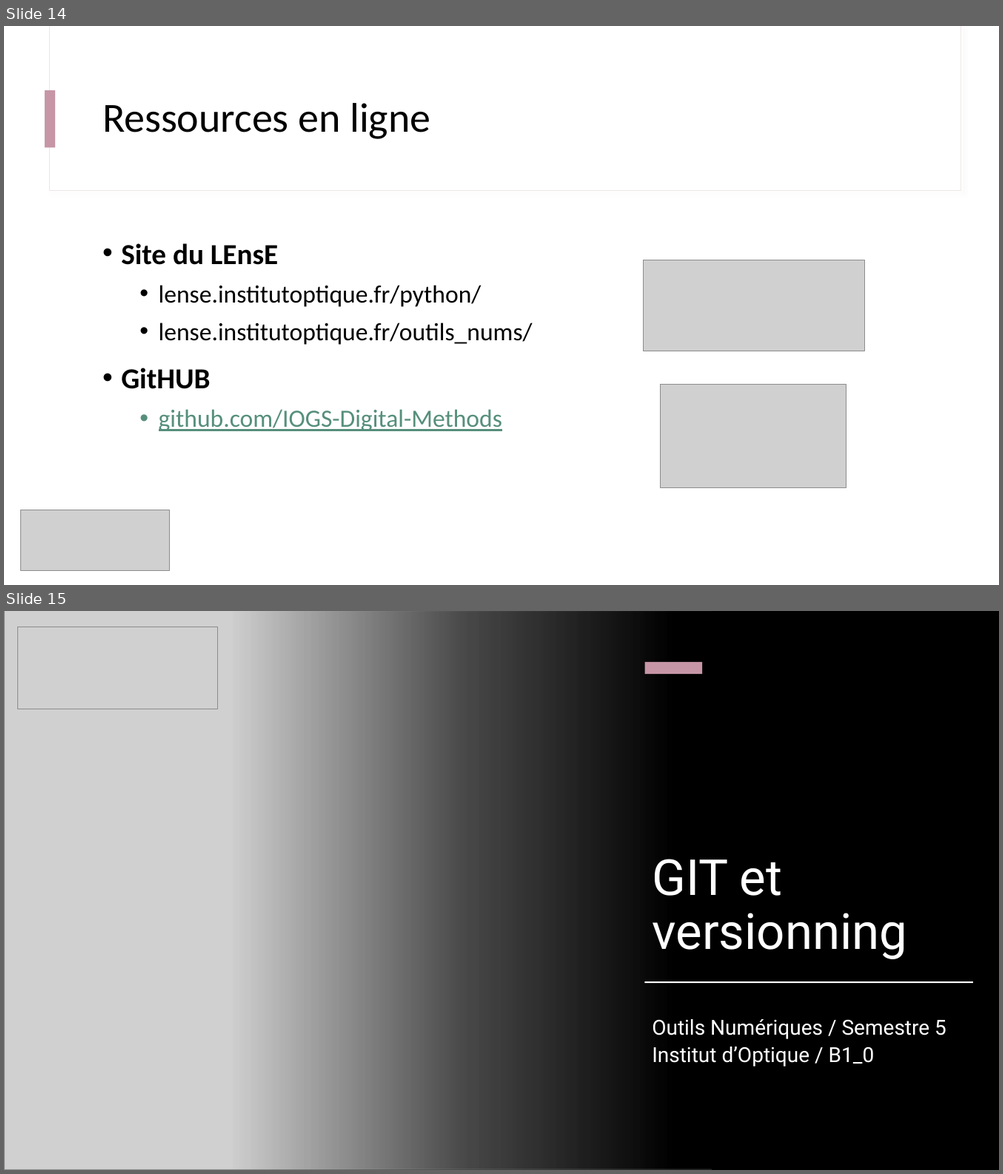
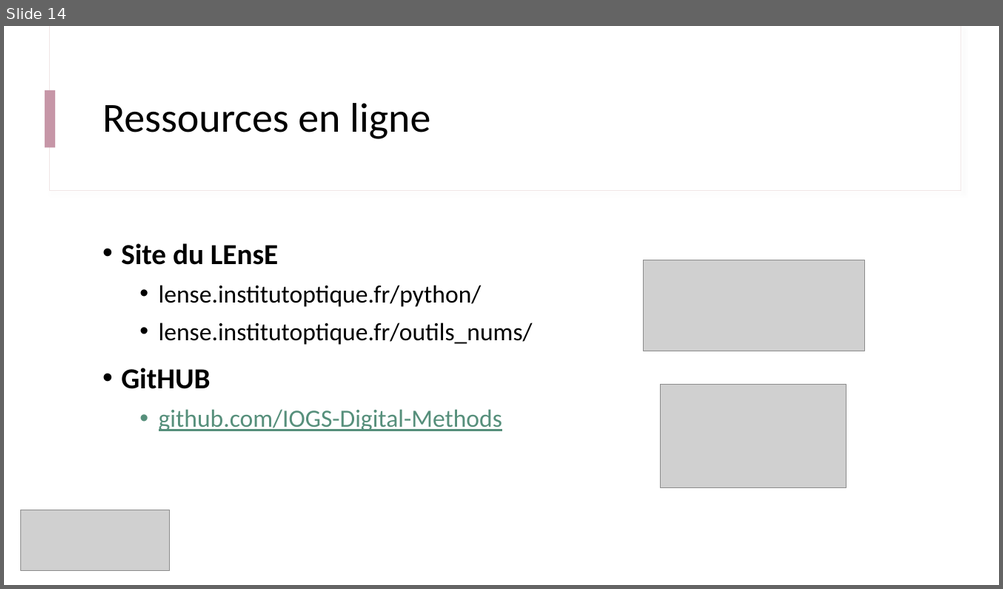
Before and after one commit to IOGS-Digital-Methods/semester-5, a slide deck: ONIP/onip_b0_intro/B0_0_Outils_Methodes.pptx. Shown one above the other, each under a label of ours: slides 14 and 15 before the commit, slide 14 after it. The pictures are 1003x1174 and 1003x589 pixels, drawn with LibreOffice and Linux fonts; fonts in the diff are those of the drawing; grey boxes stand for pictures. Boxes give left, top, right and bottom in pixels: in the first picture for what was removed or moved away, otherwise in the second. Text is boxed around its words. In the diff, an @@ line names an element or a change of style, - is before the commit and + after.

```diff
--- a/ONIP/onip_b0_intro/B0_0_Outils_Methodes.pptx
+++ b/ONIP/onip_b0_intro/B0_0_Outils_Methodes.pptx
@@ slide 15 removed at [4, 611, 999, 1170], background #000000 @@
@@ rectangle removed at [4, 611, 999, 1170] @@
@@ picture removed at [4, 611, 711, 1170] @@
@@ picture removed at [17, 627, 217, 709] @@
@@ rectangle removed at [232, 611, 999, 1170] @@
@@ rectangle removed at [645, 662, 702, 674] @@
@@ title removed at [652, 859, 907, 960] @@
-GIT et versionning
@@ rectangle removed at [645, 982, 973, 983] @@
@@ subtitle removed at [652, 1019, 946, 1067] @@
-Outils Numériques / Semestre 5 Institut d’Optique / B1_0
```
Also in this commit, not shown: 5 other slides removed.
